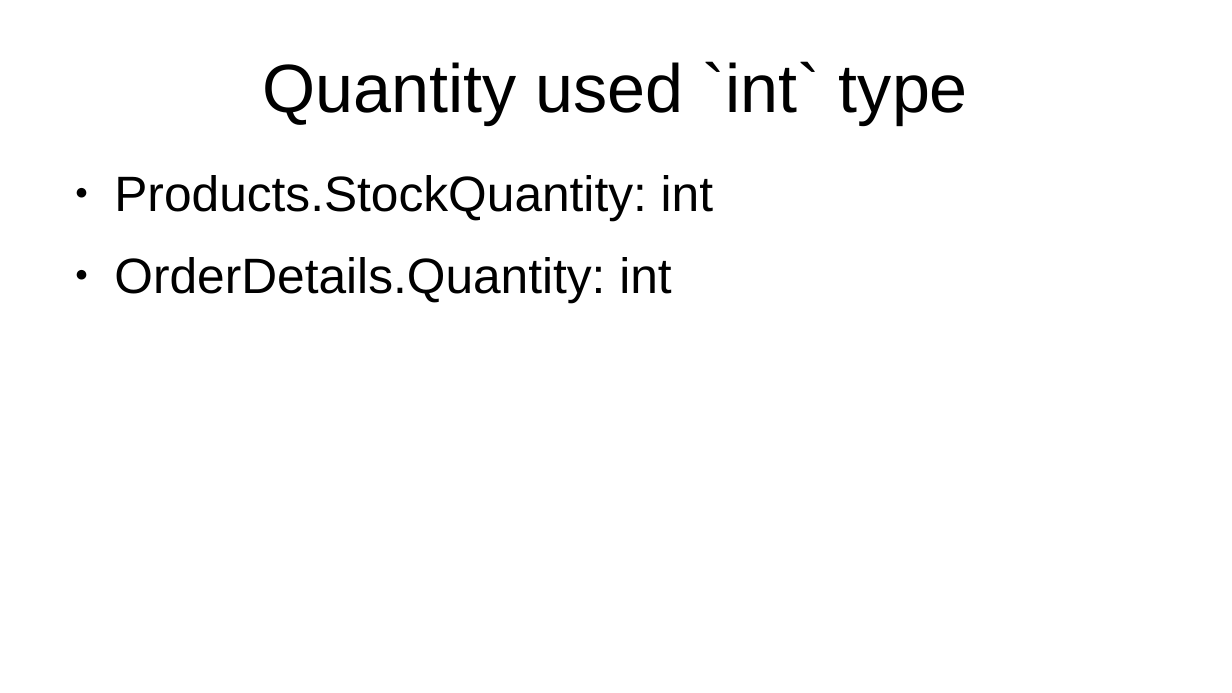
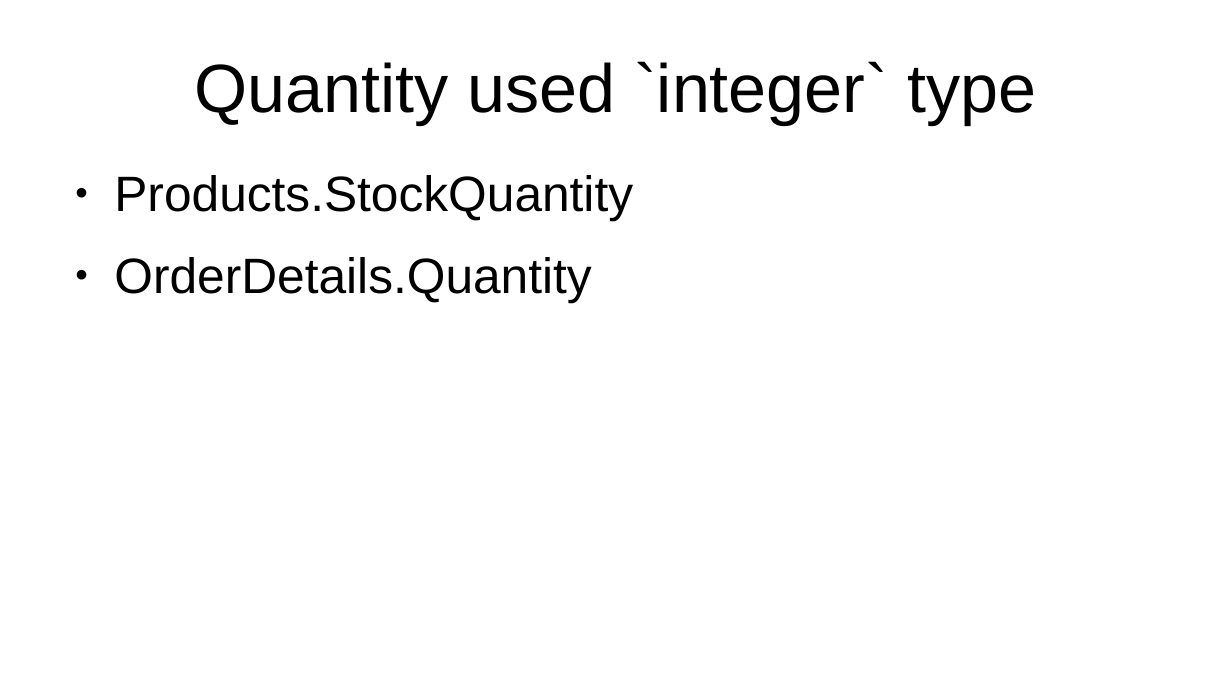
Before and after one commit to philchan2008/customerOrderDatabase, a slide deck: slide 6 of Presentation.odp. Drawn at 1232x693 pixels with LibreOffice and Linux fonts; fonts in the diff are those of the drawing. Boxes give left, top, right and bottom in pixels: in the first picture for what was removed or moved away, otherwise in the second. Text is boxed around its words. In the diff, an @@ line names an element or a change of style, - is before the commit and + after.

Commit message:
+ added async trigger update on AccountBal and StockQty + Split address into separated table * use Money type instead of decimal(18,2) to prevent rounding issue, i.e. 10/3 => 3.33333 * update creditdebigflag into +1, -1 for easier calculation + add checking on price, stockqty which must be >= 0 * changed reporting stored procedure to table function to replace sp and views * aligned TransactionXXX field name + added service broker checking SQL

```diff
--- a/Presentation.odp
+++ b/Presentation.odp
@@ title at box(194, 61, 1036, 125): text changed @@
-Quantity used `int` type
+Quantity used `integer` type
@@ text at box(114, 175, 633, 302): text changed @@
-● Products.StockQuantity: int
-● OrderDetails.Quantity: int
+● Products.StockQuantity
+● OrderDetails.Quantity
```
Also in this commit, not shown: 8 other slides changed, 5 slides added, 7 slides removed, 8 other files.
